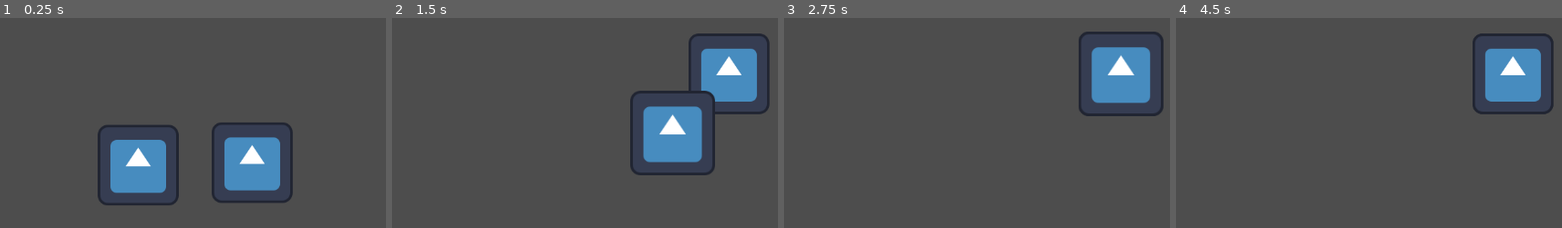
Above: before the commit, frames 1-4 (left to right).
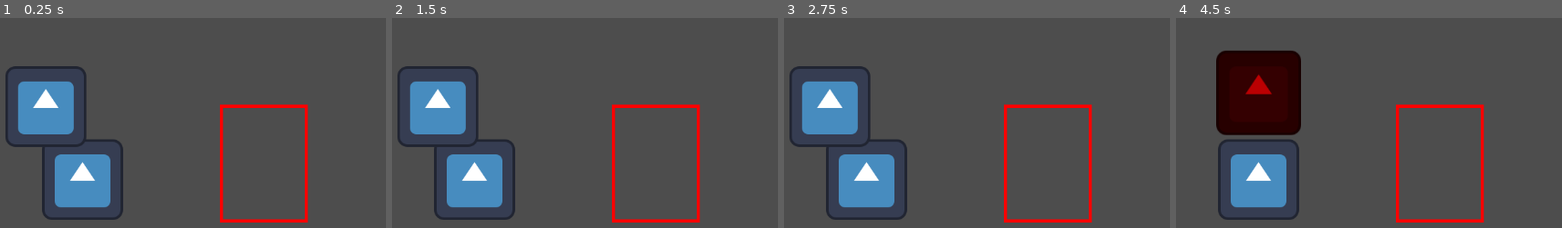
Above: after the commit, the same moments.

Repository: JonasRdeveloper/Arrastando-Sprites-2D
Game: Godot game, scene res://src/cenas/mundo.tscn
Two runs of this game, one before a commit and one after it. Both use one fixed random seed, a clock stepped at 60 frames per second and the inputs below. The engine's default icon, where the game draws it, is replaced by a stand-in: a white triangle on a blue panel in a dark square.
Inputs (mouse positions are in pixels of both pictures, inside the frame that each line leads up to):
- Up to frame 1 (0.25 s): no input
- Up to frame 2 (1.5 s): tap Enter at 0.5 s; drag from (530, 165) to (727, 74) at 0.52 s; tap Space at 1.25 s; drag from (642, 162) to (727, 74) at 1.27 s
- Up to frame 3 (2.75 s): tap Enter at 2 s; move the mouse to (1119, 74) at 2.02 s; click (1119, 74) at 2.17 s
- Up to frame 4 (4.5 s): tap Space at 2.75, 4.25 s; drag from (outside the picture) to (1511, 74) at 2.77 s; tap Enter at 3.5 s; move the mouse to (outside the picture) at 3.52 s; click (outside the picture) at 3.67 s; drag from (1222, 102) to (1330, 62) at 4.27 s

The runs differ from the first frame. In frame 1, 20% of the frame differs, in the area x 1-80%, y 22-98%; in frame 2, 20%, in the area x 1-98%, y 7-98%; in frame 3, 16%; in frame 4, 20%.

Commit message:
Substituindo 2D por Control

Diff:
--- a/project.godot
+++ b/project.godot
@@ -19,6 +19,10 @@
 
 window/vsync/vsync_mode=0
 
+[editor_plugins]
+
+enabled=PackedStringArray("res://addons/nv.node_pivot/plugin.cfg")
+
 [rendering]
 
 renderer/rendering_method="gl_compatibility"
--- a/src/cenas/arrastavel.tscn
+++ b/src/cenas/arrastavel.tscn
@@ -1,25 +1,8 @@
-[gd_scene load_steps=5 format=3 uid="uid://ht38uxsqi2i7"]
+[gd_scene load_steps=3 format=3 uid="uid://ht38uxsqi2i7"]
 
 [ext_resource type="Texture2D" uid="uid://cs88cy6uubs4e" path="res://icon.svg" id="1_wrxmn"]
 [ext_resource type="Script" uid="uid://dy77j0koar8it" path="res://src/roteiros/arrastavel.gd" id="2_fp50a"]
 
-[sub_resource type="RectangleShape2D" id="RectangleShape2D_fu5eb"]
-size = Vector2(112, 116)
-
-[sub_resource type="RectangleShape2D" id="RectangleShape2D_fchh8"]
-size = Vector2(110, 118)
-
-[node name="Arrastavel" type="Sprite2D"]
+[node name="Arrastavel" type="TextureRect"]
 texture = ExtResource("1_wrxmn")
 script = ExtResource("2_fp50a")
-
-[node name="CharacterBody2D" type="CharacterBody2D" parent="."]
-
-[node name="Formato_colisao" type="CollisionShape2D" parent="CharacterBody2D"]
-shape = SubResource("RectangleShape2D_fu5eb")
-
-[node name="Area_de_deteccao" type="Area2D" parent="."]
-
-[node name="Formato_colisao" type="CollisionShape2D" parent="Area_de_deteccao"]
-shape = SubResource("RectangleShape2D_fchh8")
-debug_color = Color(1, 1, 0, 0.41960785)
--- a/src/cenas/mundo.tscn
+++ b/src/cenas/mundo.tscn
@@ -1,16 +1,46 @@
-[gd_scene load_steps=2 format=3 uid="uid://b30qj1e4xcwbb"]
+[gd_scene load_steps=3 format=3 uid="uid://b30qj1e4xcwbb"]
 
 [ext_resource type="PackedScene" uid="uid://ht38uxsqi2i7" path="res://src/cenas/arrastavel.tscn" id="1_cyidh"]
+[ext_resource type="Script" uid="uid://csoxtwje0tb55" path="res://src/roteiros/referencia_posicao.gd" id="2_fu5eb"]
 
-[node name="Mundo" type="Node2D"]
+[node name="Mundo" type="Control"]
+layout_mode = 3
+anchors_preset = 15
+anchor_right = 1.0
+anchor_bottom = 1.0
+grow_horizontal = 2
+grow_vertical = 2
+metadata/_edit_lock_ = true
+
+[node name="Arrastavel" parent="." instance=ExtResource("1_cyidh")]
+layout_mode = 0
+offset_left = 225.0
+offset_top = 285.0
+offset_right = 353.0
+offset_bottom = 413.0
+pivot_offset = Vector2(64, 64)
 
 [node name="Arrastavel2" parent="." instance=ExtResource("1_cyidh")]
-position = Vector2(377, 326)
+layout_mode = 0
+offset_left = 167.0
+offset_top = 169.0
+offset_right = 295.0
+offset_bottom = 297.0
+pivot_offset = Vector2(64, 64)
 
-[node name="Formato_colisao" parent="Arrastavel2/Area_de_deteccao" index="0"]
-debug_color = Color(1, 0, 0, 0.41960785)
-
-[node name="Arrastavel" parent="." instance=ExtResource("1_cyidh")]
-position = Vector2(557, 322)
-
-[editable path="Arrastavel2"]
+[node name="Referencia_posicao" type="ReferenceRect" parent="." groups=["largavel"]]
+layout_mode = 1
+anchors_preset = 8
+anchor_left = 0.5
+anchor_top = 0.5
+anchor_right = 0.5
+anchor_bottom = 0.5
+offset_left = -67.0
+offset_top = -91.0
+offset_right = 67.0
+offset_bottom = 91.0
+grow_horizontal = 2
+grow_vertical = 2
+border_width = 5.0
+editor_only = false
+script = ExtResource("2_fu5eb")
--- a/src/roteiros/arrastavel.gd
+++ b/src/roteiros/arrastavel.gd
@@ -1,54 +1,74 @@
-extends Sprite2D
+extends TextureRect
 
-@onready var area_de_deteccao := $Area_de_deteccao as Area2D
+signal soltou(nova_posicao_global: Vector2, item: TextureRect)
 
-const MASCARA_DE_COLISAO_CARTA: int = 1
+@export_category("Configurações")
+@export var permitir_arrasto: bool = true
+@export var trancar_ao_pai: bool = false
 
-var arrastando := false
-var offset_mouse := Vector2.ZERO
+var _arrastando: bool = false
+var _deslocamento_arrasto: Vector2 = Vector2.ZERO
+var _posicao_inicial: Vector2 = Vector2.ZERO
+var _mouse_over: bool = false
 
 func _ready() -> void:
-	area_de_deteccao.mouse_entered.connect(_ligar_mouse_de_entrada)
-	area_de_deteccao.mouse_exited.connect(_ligar_mouse_de_saida)
+	mouse_filter = Control.MOUSE_FILTER_STOP
+	focus_mode = Control.FOCUS_NONE
+	_posicao_inicial = global_position
+	call_deferred("move_to_front")
+	# conecta sinais nativos para feedback (pode fazer no editor também)
+	if not is_connected("mouse_entered", Callable(self, "_on_mouse_entered")):
+		connect("mouse_entered", Callable(self, "_on_mouse_entered"))
+	if not is_connected("mouse_exited", Callable(self, "_on_mouse_exited")):
+		connect("mouse_exited", Callable(self, "_on_mouse_exited"))
+	# opcional: adicionar ao grupo para referência externa
+	if not is_in_group("draggable"):
+		add_to_group("draggable")
 
-func _input(event: InputEvent) -> void:
+func _gui_input(event: InputEvent) -> void:
+	if not permitir_arrasto:
+		return
+
 	if event is InputEventMouseButton and event.button_index == MOUSE_BUTTON_LEFT:
 		if event.pressed:
-			var clicado := _check_se_foi_clicado()
-			if clicado == self:
-				arrastando = true
-				offset_mouse = to_local(event.position)
-				move_to_front()  # Garante que fique por cima dos irmãos
+			_arrastando = true
+			_deslocamento_arrasto = get_global_mouse_position() - global_position
+			move_to_front()
 		else:
-			arrastando = false
+			if _arrastando:
+				_arrastando = false
+				_emitir_soltou()
+				emit_signal("soltou", global_position, self)
 
-	elif event is InputEventMouseMotion:
-		if event.button_mask & MOUSE_BUTTON_MASK_LEFT and arrastando:
-			var nova_posicao = event.position - offset_mouse
-			var tamanho_tela := get_viewport_rect().size
-			nova_posicao.x = clamp(nova_posicao.x, 0, tamanho_tela.x - get_rect().size.x)
-			nova_posicao.y = clamp(nova_posicao.y, 0, tamanho_tela.y - get_rect().size.y)
-			position = nova_posicao
+	elif event is InputEventMouseMotion and _arrastando:
+		var nova_pos := get_global_mouse_position() - _deslocamento_arrasto
+		if trancar_ao_pai and get_parent() is Control:
+			nova_pos = _limitar_ao_pai(nova_pos)
+		global_position = nova_pos
 
-func _check_se_foi_clicado() -> Node:
-	var space_state := get_world_2d().direct_space_state
-	var parametros := PhysicsPointQueryParameters2D.new()
-	parametros.position = get_global_mouse_position()
-	parametros.collide_with_areas = true
-	parametros.collision_mask = MASCARA_DE_COLISAO_CARTA
+func _emitir_soltou() -> void:
+	# comportamento padrão ao soltar: nada além do sinal
+	# se quiser animar de volta quando for solto fora de alvo, faça aqui
+	pass
 
-	var resultado := space_state.intersect_point(parametros)
-	if resultado.size() > 0:
-		return resultado[0].collider.get_parent()
-	return null
+func _limitar_ao_pai(posicao_global: Vector2) -> Vector2:
+	var pai := get_parent() as Control
+	if not pai:
+		return posicao_global
+	var pai_rect := pai.get_global_rect()
+	var local_pos := posicao_global - pai_rect.position
+	var tamanho_self: Vector2 = size
+	local_pos.x = clamp(local_pos.x, 0.0, max(0.0, pai_rect.size.x - tamanho_self.x))
+	local_pos.y = clamp(local_pos.y, 0.0, max(0.0, pai_rect.size.y - tamanho_self.y))
+	return pai_rect.position + local_pos
 
-func _ligar_mouse_de_entrada() -> void:
-	destacar_carta(self, true)
+# Feedback visual / estados de mouse
+func _on_mouse_entered() -> void:
+	_mouse_over = true
+	scale = Vector2(1.05, 1.05)
+	modulate = Color(0.732, 0.0, 0.009, 1.0)
 
-func _ligar_mouse_de_saida() -> void:
-	destacar_carta(self, false)
-
-func destacar_carta(carta: Sprite2D, pairou: bool) -> void:
-	if carta and not arrastando:
-		carta.scale = Vector2(1.05, 1.05) if pairou else Vector2.ONE
-		carta.z_index = 2 if pairou else 1
+func _on_mouse_exited() -> void:
+	_mouse_over = false
+	scale = Vector2(1.0, 1.0)
+	modulate = Color(0.625, 0.758, 0.719, 1.0)
--- /dev/null
+++ b/src/roteiros/global.gd
@@ -0,0 +1 @@
+extends Node
--- /dev/null
+++ b/src/roteiros/referencia_posicao.gd
@@ -0,0 +1,59 @@
+extends ReferenceRect
+
+@export var tempo_encaixe: float = 0.18
+@export var desabilitar_depois_de_encaixar: bool = true
+@export var metodo_detectar: String = "any_overlap" # "any_overlap", "center_inside", "min_overlap_ratio"
+@export var min_overlap_ratio: float = 0.2 # usado quando metodo_detectar == "min_overlap_ratio"
+
+func _ready() -> void:
+	for node in get_tree().get_nodes_in_group("draggable"):
+		if node.has_signal("soltou"):
+			_safe_connect(node, "soltou", "_on_item_soltou")
+
+func _safe_connect(obj: Object, signal_name: String, method_name: String) -> void:
+	if not obj.is_connected(signal_name, Callable(self, method_name)):
+		obj.connect(signal_name, Callable(self, method_name))
+
+func _on_item_soltou(_posicao_global: Vector2, item: TextureRect) -> void:
+	var my_rect := get_global_rect()
+	var item_rect := item.get_global_rect()
+
+	var encaixar: bool = false
+	match metodo_detectar:
+		"any_overlap":
+			encaixar = my_rect.intersects(item_rect)
+		"center_inside":
+			var item_center := item_rect.position + item_rect.size * 0.5
+			encaixar = my_rect.has_point(item_center)
+		"min_overlap_ratio":
+			var inter := _rect_intersection(my_rect, item_rect)
+			if inter.size.x > 0 and inter.size.y > 0:
+				var overlap_area := inter.size.x * inter.size.y
+				var item_area := item_rect.size.x * item_rect.size.y
+				encaixar = (overlap_area / max(1.0, item_area)) >= min_overlap_ratio
+			else:
+				encaixar = false
+		_:
+			# fallback para any_overlap
+			encaixar = my_rect.intersects(item_rect)
+
+	if not encaixar:
+		return
+
+	var alvo := _calcular_centro_para_item(item)
+	get_tree().create_tween().tween_property(item, "global_position", alvo, tempo_encaixe).set_ease(Tween.EASE_OUT)
+
+func _rect_intersection(a: Rect2, b: Rect2) -> Rect2:
+	var x1 = max(a.position.x, b.position.x)
+	var y1 = max(a.position.y, b.position.y)
+	var x2 = min(a.position.x + a.size.x, b.position.x + b.size.x)
+	var y2 = min(a.position.y + a.size.y, b.position.y + b.size.y)
+	if x2 <= x1 or y2 <= y1:
+		return Rect2(Vector2.ZERO, Vector2.ZERO)
+	return Rect2(Vector2(x1, y1), Vector2(x2 - x1, y2 - y1))
+
+func _calcular_centro_para_item(item: TextureRect) -> Vector2:
+	var my_rect := get_global_rect()
+	var centro := my_rect.position + my_rect.size * 0.5
+	var item_size: Vector2 = item.size
+	return centro - item_size * 0.5
Not shown, added: addons/nv.node_pivot/nv.node_pivot.gd
Not shown, added: addons/nv.node_pivot/nv.node_pivot.gd.uid
Not shown, added: addons/nv.node_pivot/plugin.cfg
Not shown, added: src/roteiros/global.gd.uid
Not shown, added: src/roteiros/referencia_posicao.gd.uid
